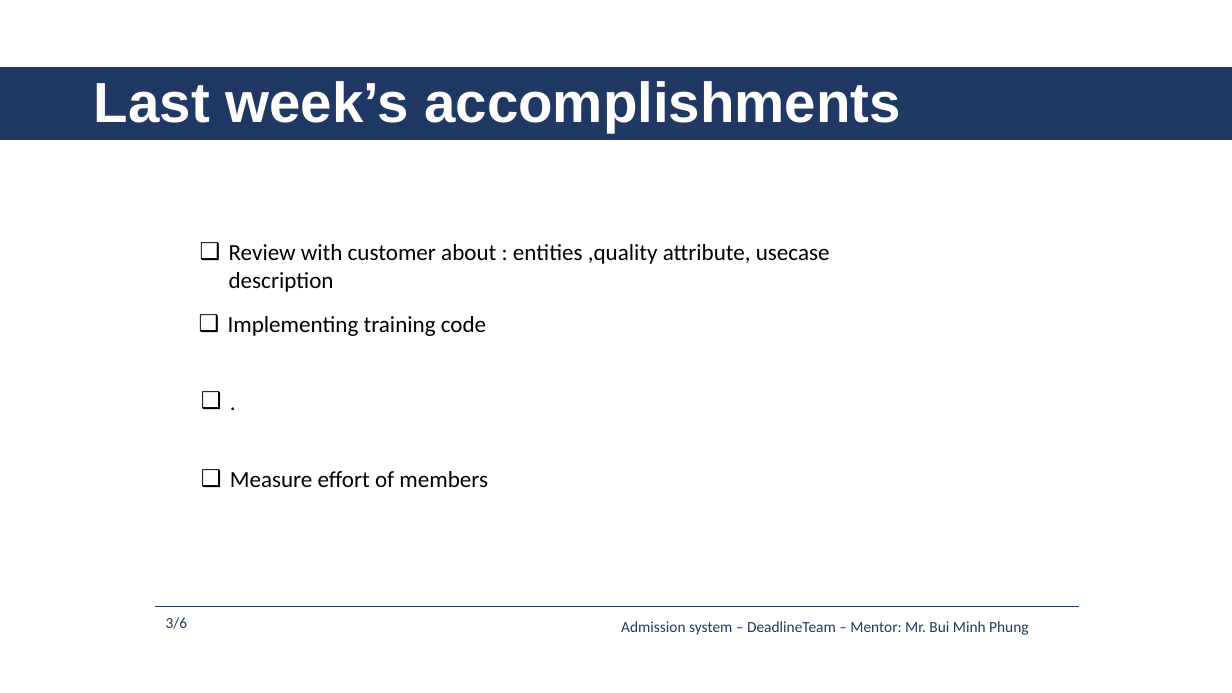
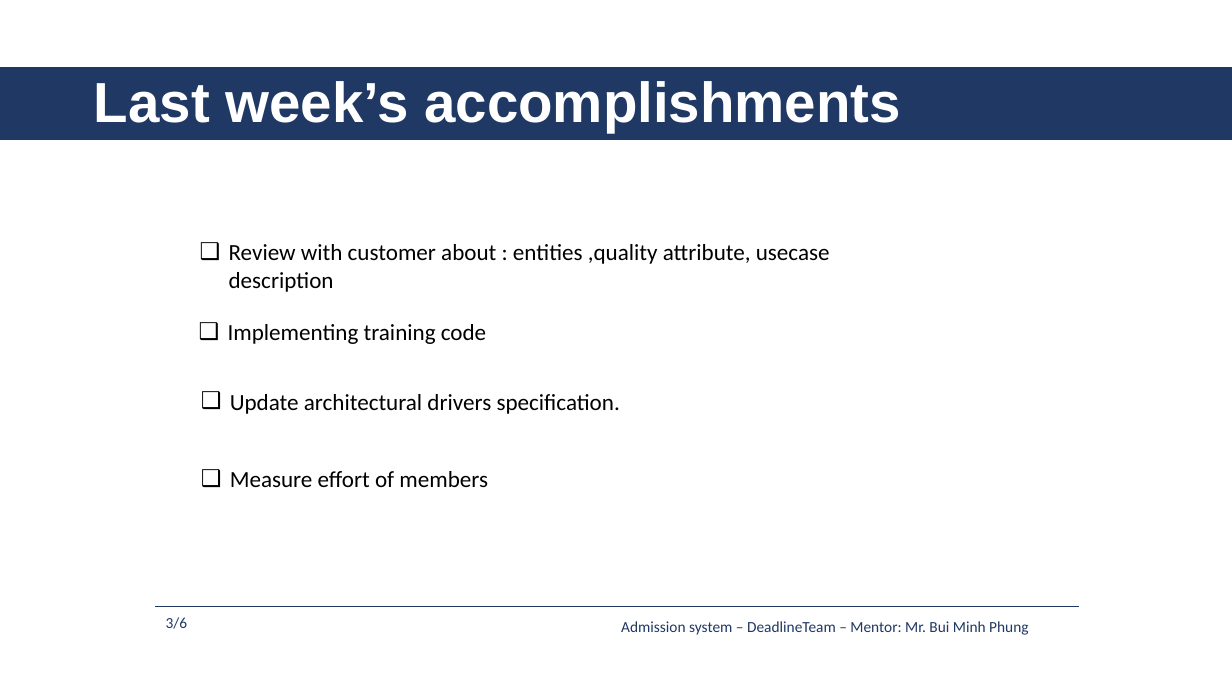
Before and after one commit to daotk/cap-deadline, a slide deck: slide 3 of 9. Presentation/AS_DeadlineTeam_Week8.pptx. Drawn at 1232x693 pixels with LibreOffice and Linux fonts; fonts in the diff are those of the drawing. Boxes give left, top, right and bottom in pixels: in the first picture for what was removed or moved away, otherwise in the second. Text is boxed around its words. In the diff, an @@ line names an element or a change of style, - is before the commit and + after.

```diff
--- a/9. Presentation/AS_DeadlineTeam_Week8.pptx
+++ b/9. Presentation/AS_DeadlineTeam_Week8.pptx
@@ text "Implementing training code": place and size @@
-text "Implementing training code" at box(228, 316, 486, 336)
+text "Implementing training code" at box(228, 324, 486, 344)
@@ text at box(230, 394, 620, 414): text changed @@
-❑ .
+❑ Update architectural drivers specification.
```
Also in this commit, not shown: 1 other slide changed.
